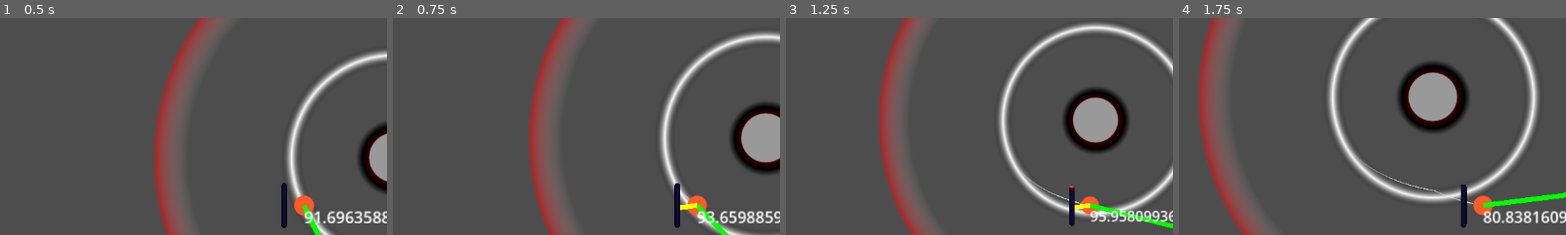
Above: before the commit, frames 1-4 (left to right).
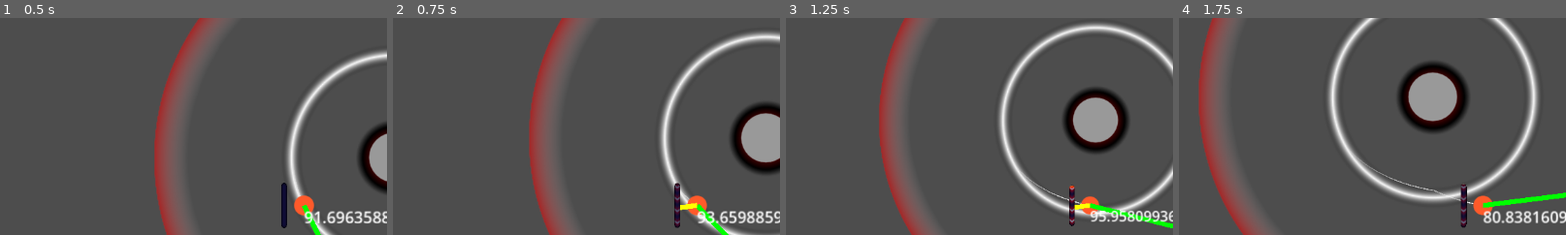
Above: after the commit, the same moments.

Repository: CrankGameDev/StuckInALoopGameJam
Game: Godot game, scene res://scene.tscn
Two runs of this game, one before a commit and one after it. Both use one fixed random seed, a clock stepped at 60 frames per second and the inputs below.
Inputs (mouse positions are % of the whole screen's width and height, from its top left):
- Up to frame 1 (0.5 s): no input
- Up to frame 2 (0.75 s): tap Enter (ui_accept) at 0.5 s; move the mouse to (72, 45) at 0.52 s; press the mouse at (72, 45) at 0.53 s; hold Right (ui_right) from 0.53 s (still down)
- Up to frame 3 (1.25 s): keep holding Right (ui_right); tap Enter (ui_accept) at 0.77 s
- Up to frame 4 (1.75 s): move the mouse to (30, 55) at 1.27 s; release Right (ui_right) at 1.28 s; release the mouse at (30, 55) at 1.28 s; hold Down (ui_down) from 1.28 s (still down); click (30, 55) at 1.35 s; tap Enter (ui_accept) at 1.52 s
The pictures show only the part of the screen within x 11-61%, y 7-57%; the shares and areas given below are measured in that part.

Frame 1 is identical in both runs. In frame 2, 0.2% of the frame differs, in the area x 72-75%, y 76-96%; in frame 3, 0.2%, in the area x 73-75%, y 77-96%; in frame 4, 0.2%.

Commit message:
new: Made arrows render on fuel gauge

Diff:
--- a/fuel_gauge.gd
+++ b/fuel_gauge.gd
@@ -1,6 +1,16 @@
 extends Panel
 
 @export var fuel_component: FuelComponent
+
+var arrow_visibility: float = 0.0 :
+	get: return material.get_shader_parameter(&"arrow_visibility")
+	set(value): material.set_shader_parameter(&"arrow_visibility", value)
+
+const _ARROW_TIMER_NAME: StringName = &"ArrowTimer"
+const _ARROW_TIMER_PATH: NodePath = NodePath(_ARROW_TIMER_NAME)
+
+var _arrow_timer: Timer
+var _arrow_tween: Tween
 
 var _last_ratio: float
 
@@ -9,6 +19,12 @@
 	fuel_component.amount_changed.connect(_update.unbind(1))
 	fuel_component.capacity_changed.connect(_update.unbind(1))
 	_last_ratio = fuel_component.get_ratio()
+
+	_arrow_timer = Timer.new()
+	_arrow_timer.name = _ARROW_TIMER_NAME
+	_arrow_timer.one_shot = true
+	_arrow_timer.timeout.connect(hide_arrows)
+	add_child(_arrow_timer, false, INTERNAL_MODE_FRONT)
 
 
 func _process(delta: float) -> void:
@@ -24,4 +40,24 @@
 	if diff > 0.0:
 		var burn_effect: float = material.get_shader_parameter(&"wave_burn_effect")
 		material.set_shader_parameter(&"wave_burn_effect", clampf(0.0, burn_effect + diff * 15.0, 1.25))
+		show_arrows()
+		_arrow_timer.start(0.25)
 	_last_ratio = ratio
+
+
+func _reset_arrow_tween() -> void:
+	if _arrow_tween and _arrow_tween.is_running():
+		_arrow_tween.kill()
+	_arrow_tween = create_tween()
+
+
+func show_arrows() -> void:
+	if arrow_visibility < 0.5:
+		_reset_arrow_tween()
+		_arrow_tween.tween_property(self, ^":arrow_visibility", 0.5, 0.25)
+
+
+func hide_arrows() -> void:
+	if arrow_visibility > 0.0:
+		_reset_arrow_tween()
+		_arrow_tween.tween_property(self, ^":arrow_visibility", 0.0, 0.25)
